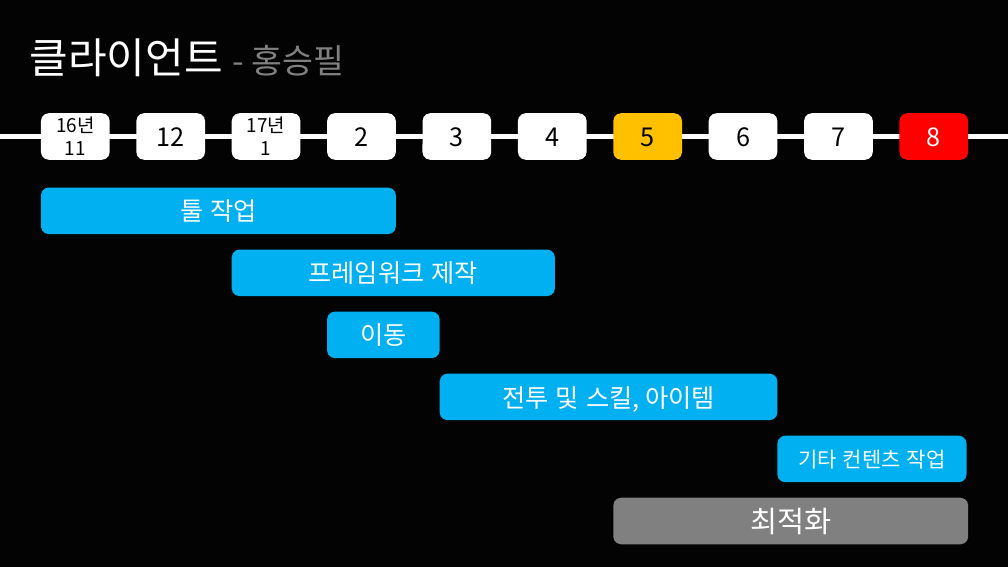
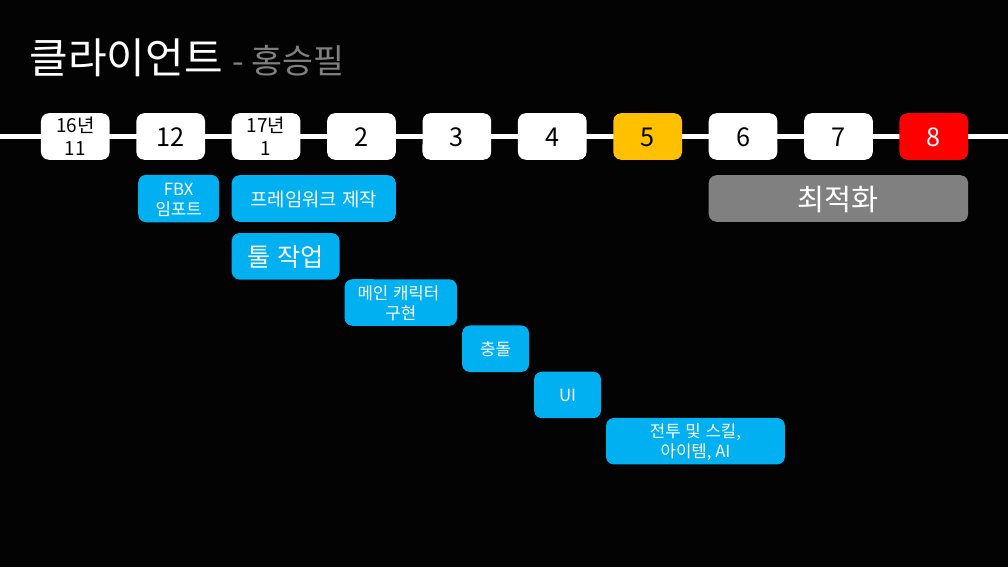
Before and after one commit to korleinster/gamebusdriver, a slide deck: slide 26 of documents/노루막이_김형준_신창섭_홍승필_허지훈.pptx (slide 24 before the commit). Drawn at 1008x567 pixels with LibreOffice and Linux fonts; fonts in the diff are those of the drawing; background and template pictures are left out. Boxes give left, top, right and bottom in pixels: in the first picture for what was removed or moved away, otherwise in the second. Text is boxed around its words. In the diff, an @@ line names an element or a change of style, - is before the commit and + after.

```diff
--- a/documents/노루막이_김형준_신창섭_홍승필_허지훈.pptx
+++ b/documents/노루막이_김형준_신창섭_홍승필_허지훈.pptx
@@ rounded rectangle added at [138, 175, 219, 222], fill #00B0F0, 16 pt, text #FFFFFF @@
+FBX
+임포트
@@ rounded rectangle "프레임워크 제작": place and size @@
-rounded rectangle "프레임워크 제작" at [232, 250, 555, 296]
+rounded rectangle "프레임워크 제작" at [232, 175, 396, 222]
@@ rounded rectangle "프레임워크 제작" at [232, 175, 396, 222]: size 24 to 18 pt @@
@@ rounded rectangle "최적화": place and size @@
-rounded rectangle "최적화" at [613, 498, 968, 544]
+rounded rectangle "최적화" at [709, 175, 968, 222]
@@ rounded rectangle "툴 작업": place and size @@
-rounded rectangle "툴 작업" at [41, 188, 395, 234]
+rounded rectangle "툴 작업" at [232, 233, 340, 280]
@@ rounded rectangle "메인 캐릭터": place and size @@
-rounded rectangle "메인 캐릭터" at [327, 312, 440, 358]
+rounded rectangle "메인 캐릭터" at [345, 279, 457, 326]
@@ text in rounded rectangle at [358, 285, 439, 321]: text changed; size 24 to 16 pt @@
-이동
+메인 캐릭터
+구현
@@ rounded rectangle added at [462, 326, 529, 373], fill #00B0F0, 16 pt, text #FFFFFF @@
+충돌
@@ rounded rectangle added at [534, 372, 601, 419], fill #00B0F0, 16 pt, text #FFFFFF @@
+UI
@@ rounded rectangle "전투 및 스킬,": place and size @@
-rounded rectangle "전투 및 스킬," at [440, 374, 778, 420]
+rounded rectangle "전투 및 스킬," at [606, 418, 786, 465]
@@ text in rounded rectangle at [650, 423, 742, 460]: text changed; size 24 to 16 pt @@
-전투 및 스킬, 아이템
+전투 및 스킬,
+아이템, AI
@@ rounded rectangle removed at [777, 436, 966, 482] @@
-기타 컨텐츠 작업
```
Also in this commit, not shown: 8 other slides changed, 2 slides added.
